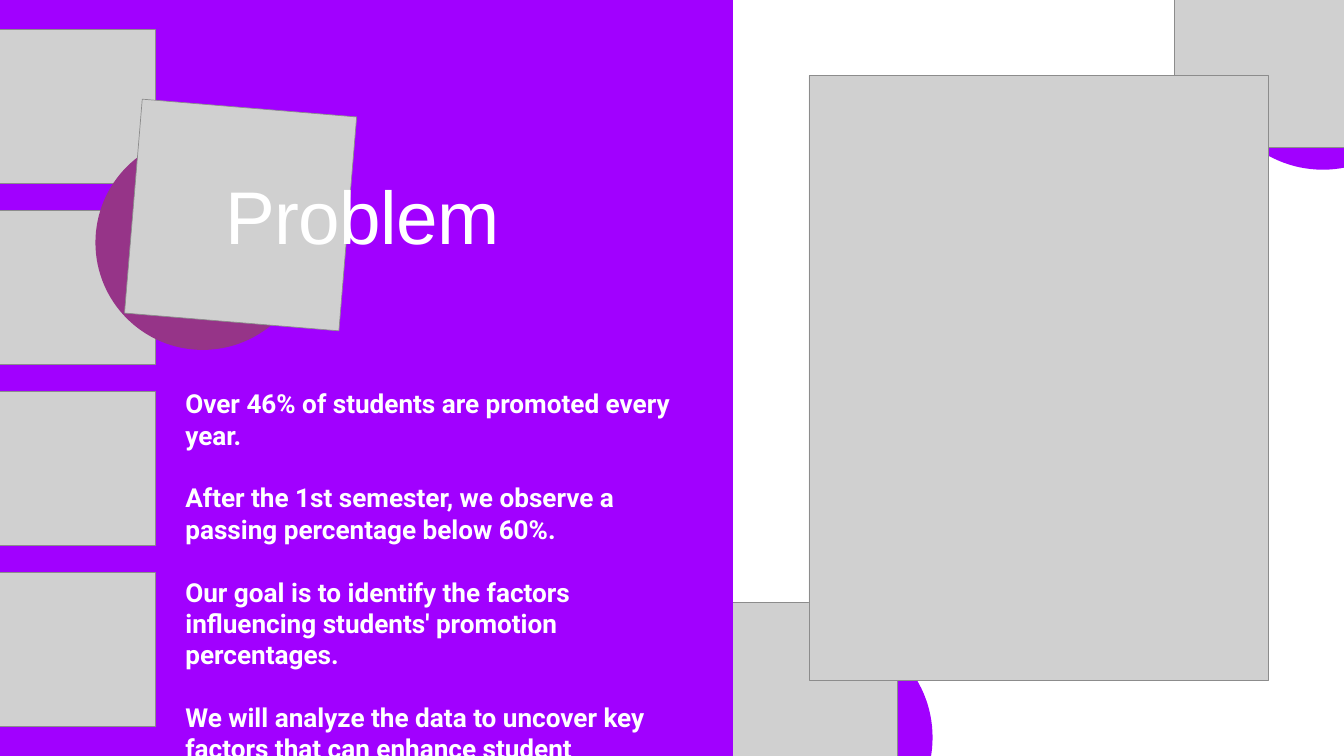
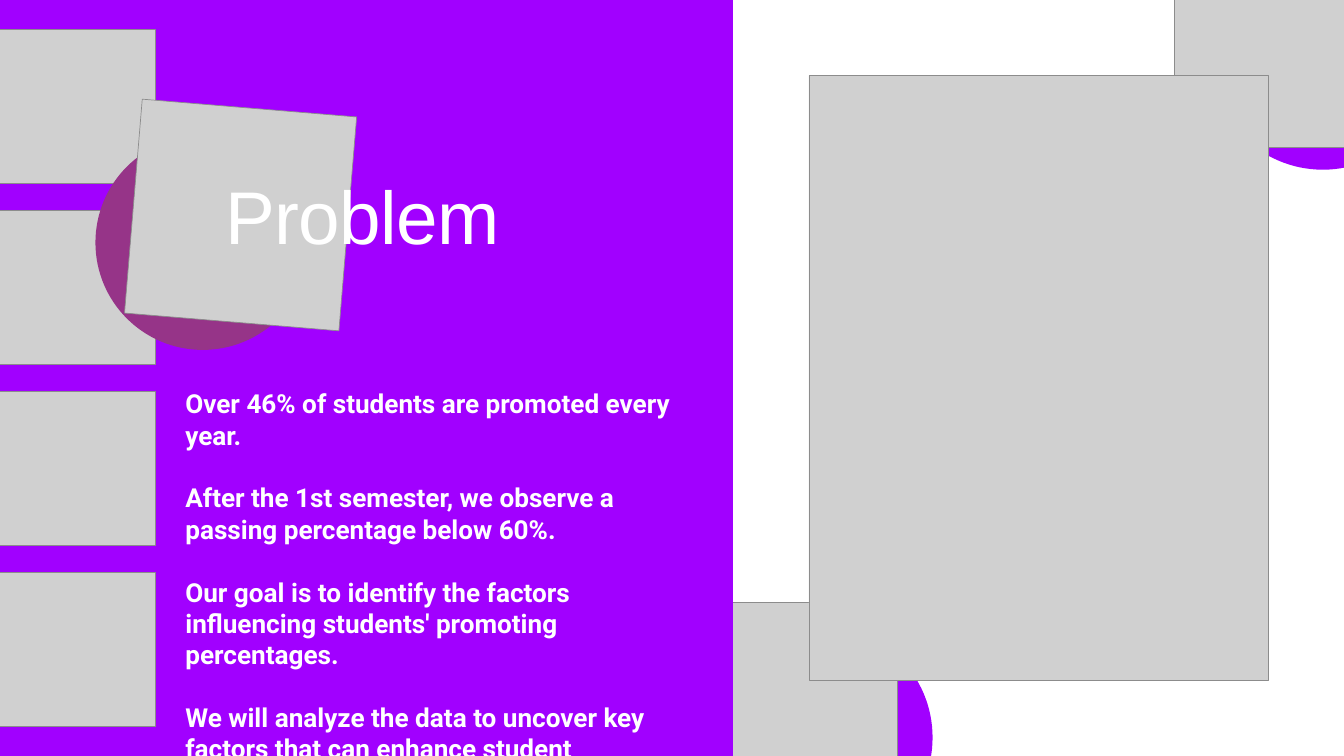
Before and after one commit to Aidenarthub/Student-Academic-Performance-Analysis, a slide deck: slide 4 of PPT/Presentation file.pptx. Drawn at 1344x756 pixels with LibreOffice and Linux fonts; fonts in the diff are those of the drawing; grey boxes stand for pictures. Boxes give left, top, right and bottom in pixels: in the first picture for what was removed or moved away, otherwise in the second. Text is boxed around its words. In the diff, an @@ line names an element or a change of style, - is before the commit and + after.

```diff
--- a/PPT/Presentation file.pptx
+++ b/PPT/Presentation file.pptx
@@ text at (185,582,570,670): text changed @@
-Our goal is to identify the factors influencing students' promotion percentages.
+Our goal is to identify the factors influencing students' promoting percentages.
```
Also in this commit, not shown: 7 other slides changed.
